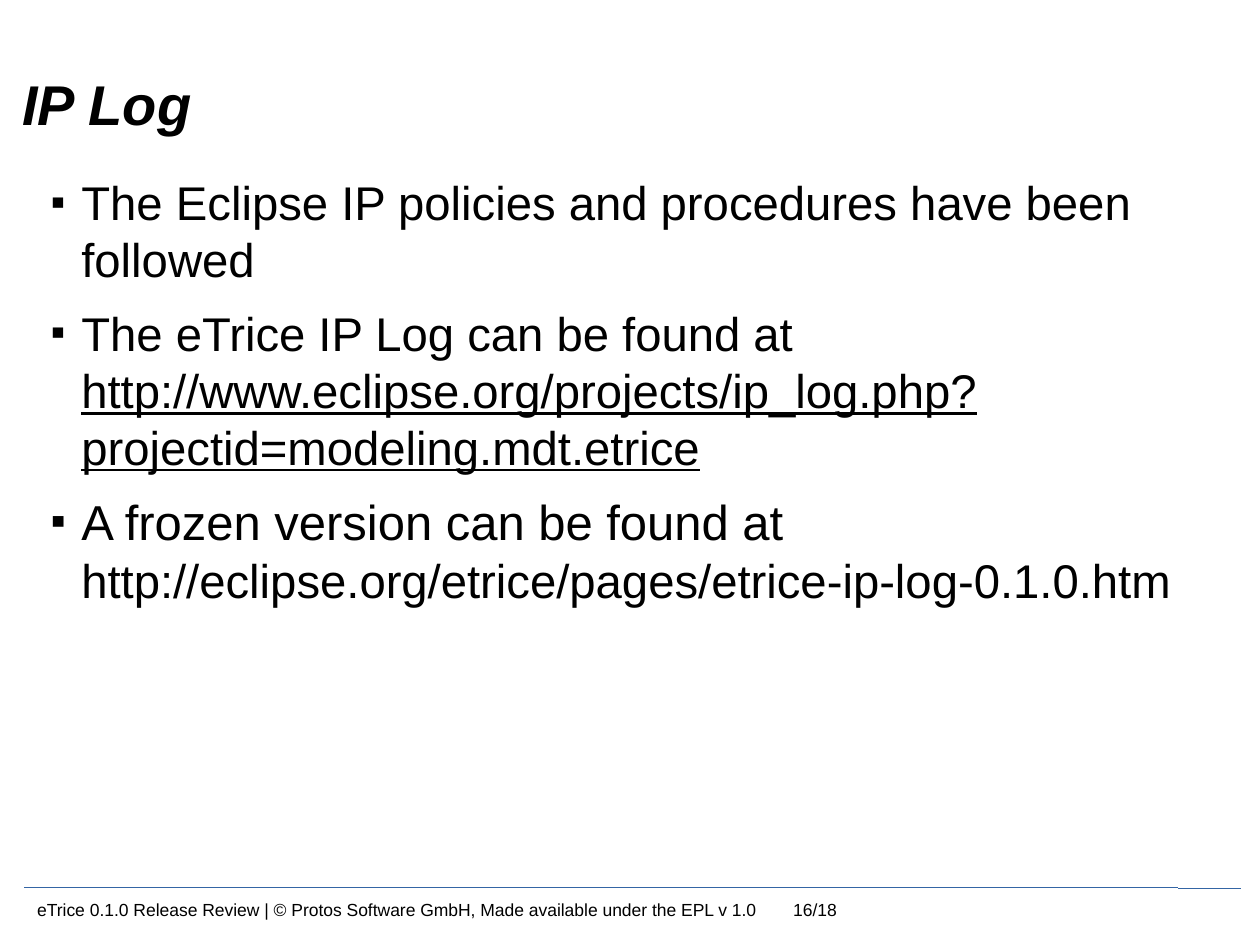
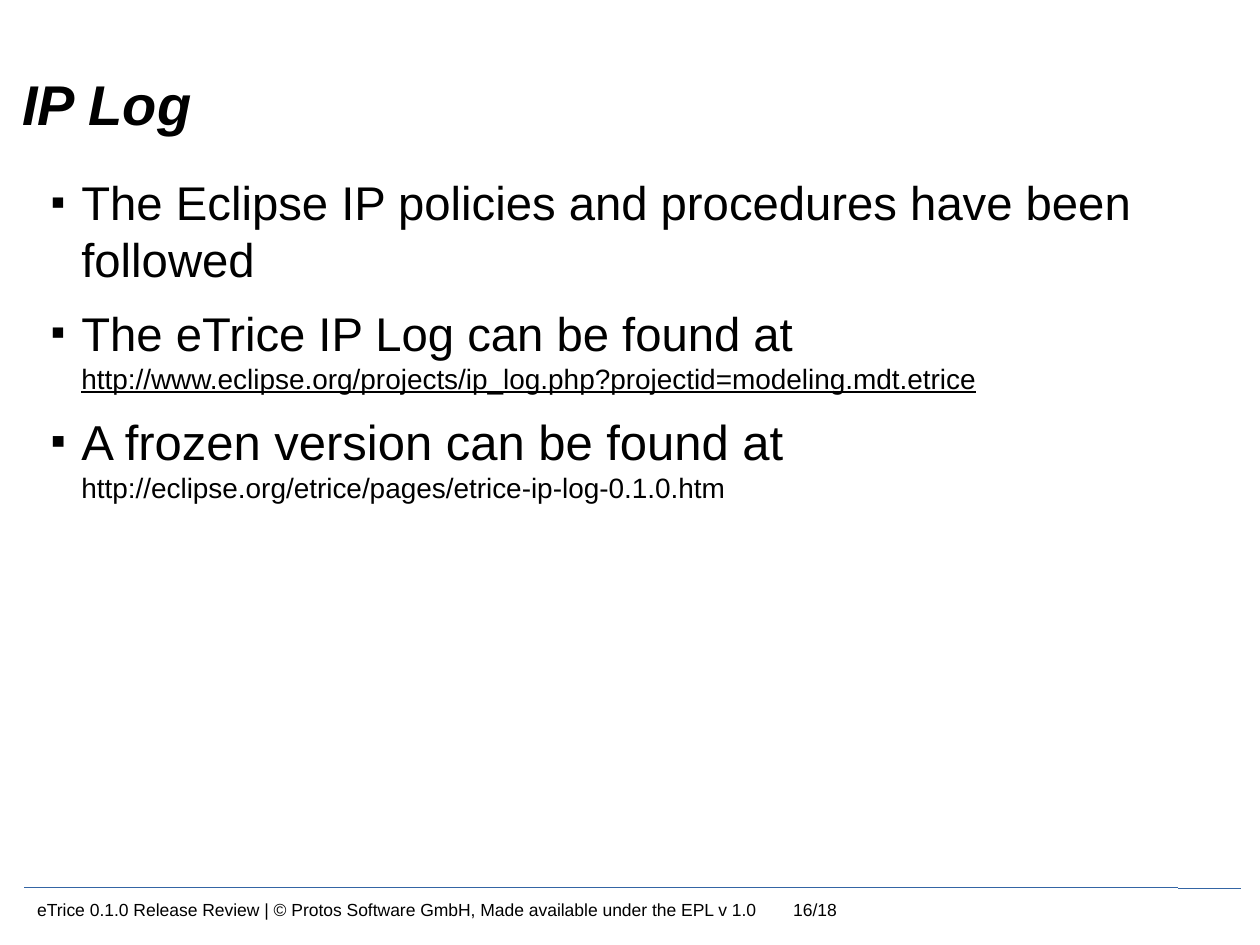
Before and after one commit to hckkid/eTrice, a slide deck: slide 16 of orga/releases/0.1/etrice-0.1.0-release-review.odp. Drawn at 1260x945 pixels with LibreOffice and Linux fonts; fonts in the diff are those of the drawing; background and template pictures are left out. Boxes give left, top, right and bottom in pixels: in the first picture for what was removed or moved away, otherwise in the second. Text is boxed around its words. In the diff, an @@ line names an element or a change of style, - is before the commit and + after.

```diff
--- a/orga/releases/0.1/etrice-0.1.0-release-review.odp
+++ b/orga/releases/0.1/etrice-0.1.0-release-review.odp
@@ text at [81,316,975,503]: size 27 to 16 pt in "http://www.eclipse.org/projects/ip_log.php?projectid=modelin ...", "http://eclipse.org/etrice/pages/etrice-ip-log-0.1.0.htm" @@
```
Also in this commit, not shown: 3 other slides changed.
